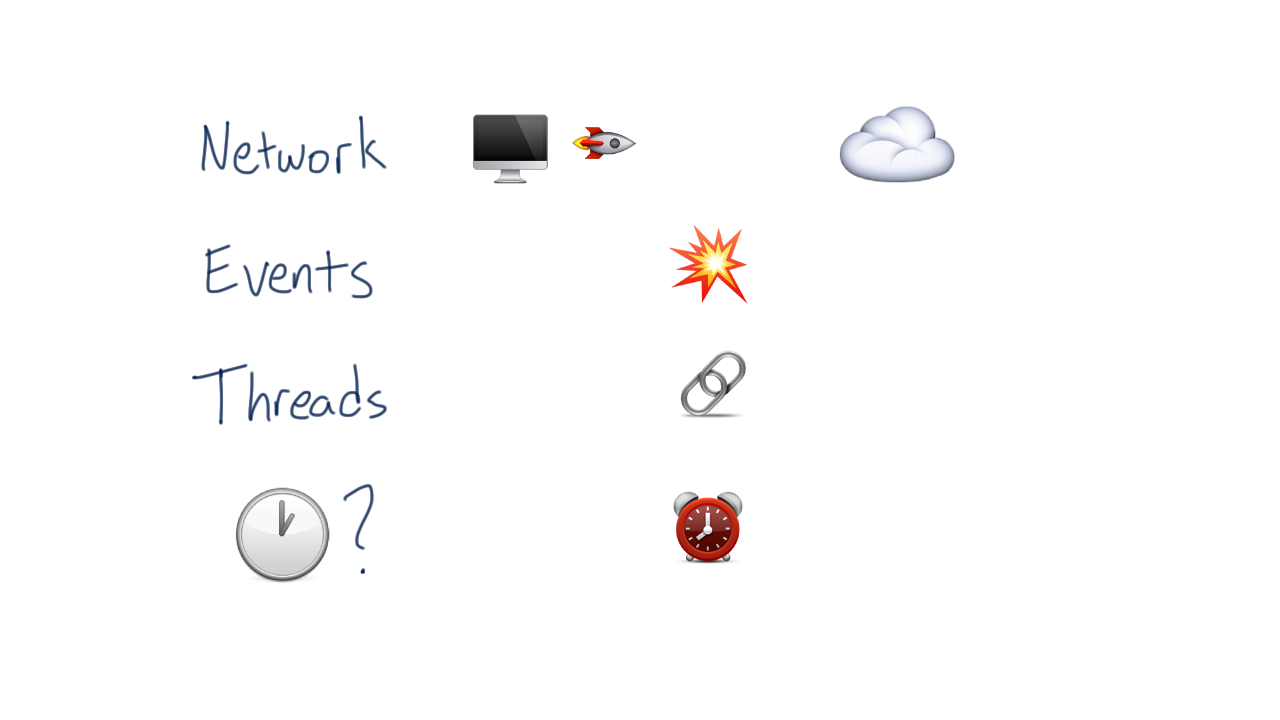
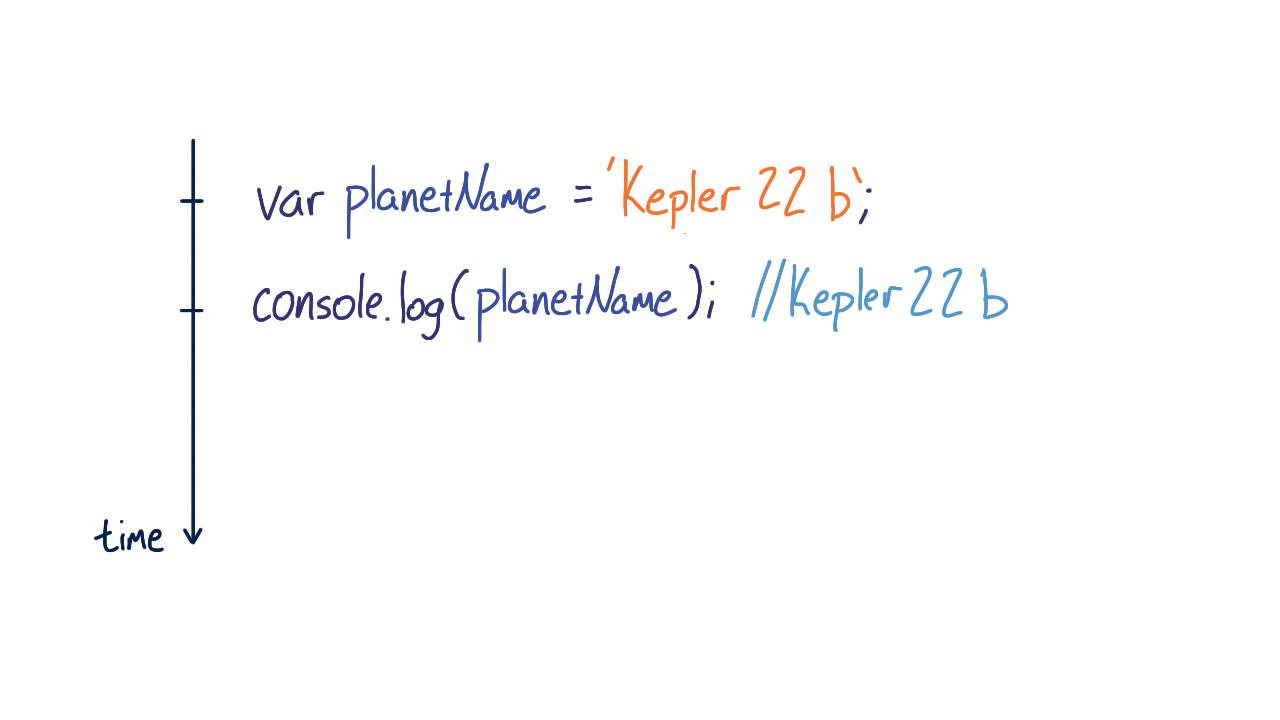
Layer changes from the first 1280×720 image to the second:
hid "Layer18", painted on it over [673, 491, 743, 565]
hid "Layer16", painted on it over [678, 350, 746, 419]
hid "Layer14" over [668, 224, 748, 304]
hid "Layer11", painted on it over [473, 106, 955, 184]
hid "Layer8", painted on it over [191, 115, 392, 583]
showed "Layer5", painted on it over [205, 140, 1008, 352]
showed "Layer4", painted on it over [94, 134, 231, 553]
